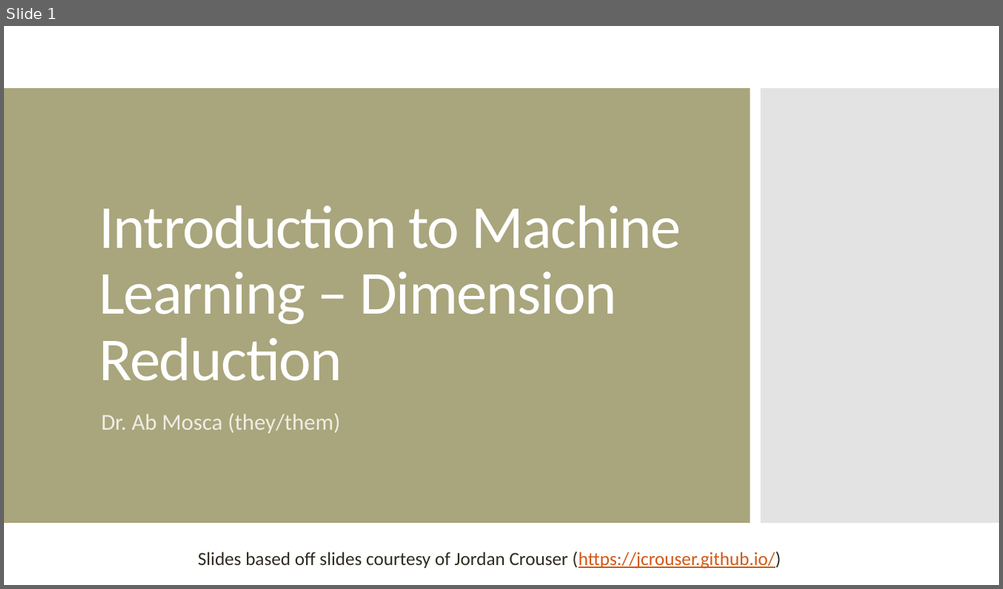
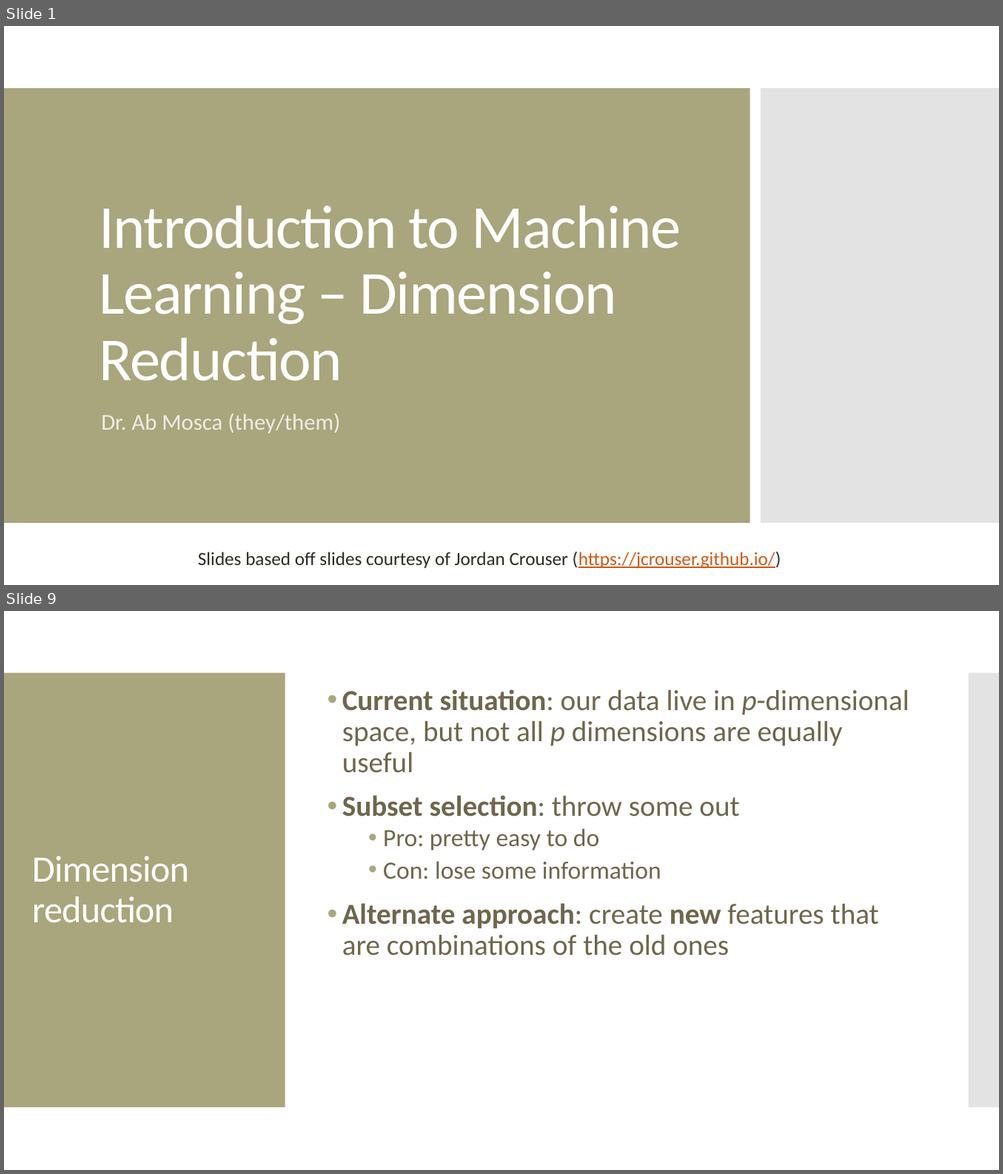
Before and after one commit to amosca01/CAIS380ML-S24, a slide deck: slides/12-dimension-reduction.pptx. Shown one above the other, each under a label of ours: slide 1 before the commit, slides 1 and 9 after it; the slides between them are not shown. The pictures are 1003x589 and 1003x1174 pixels, drawn with LibreOffice and Linux fonts; fonts in the diff are those of the drawing. Boxes give left, top, right and bottom in pixels: in the first picture for what was removed or moved away, otherwise in the second. Text is boxed around its words. In the diff, an @@ line names an element or a change of style, - is before the commit and + after.

```diff
--- a/slides/12-dimension-reduction.pptx
+++ b/slides/12-dimension-reduction.pptx
@@ slide 9 added at bbox=[4, 611, 999, 1170], background #FFFFFF @@
@@ rectangle added at bbox=[4, 673, 285, 1108], fill #A9A57C @@
@@ rectangle added at bbox=[968, 673, 999, 1108], fill #C8C8C8 at 50% opacity @@
@@ text added at bbox=[342, 689, 909, 956], 28 pt, text #6F664C @@
+• Current situation: our data live in p-dimensional space, but not all p dimensions are equally useful
+• Subset selection: throw some out
+  • Pro: pretty easy to do
+  • Con: lose some information
+• Alternate approach: create new features that are combinations of the old ones
@@ title added at bbox=[32, 856, 189, 923], 36 pt, text #FFFFFF @@
+Dimension reduction
```
Also in this commit, not shown: 2 slides changed, 29 other slides added, 16 slides removed, 14 other files.
